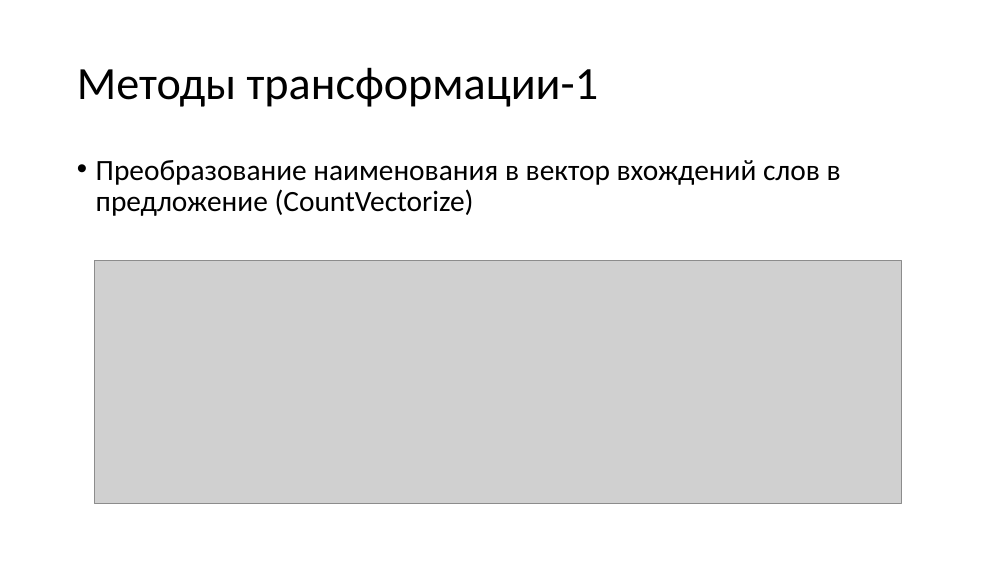
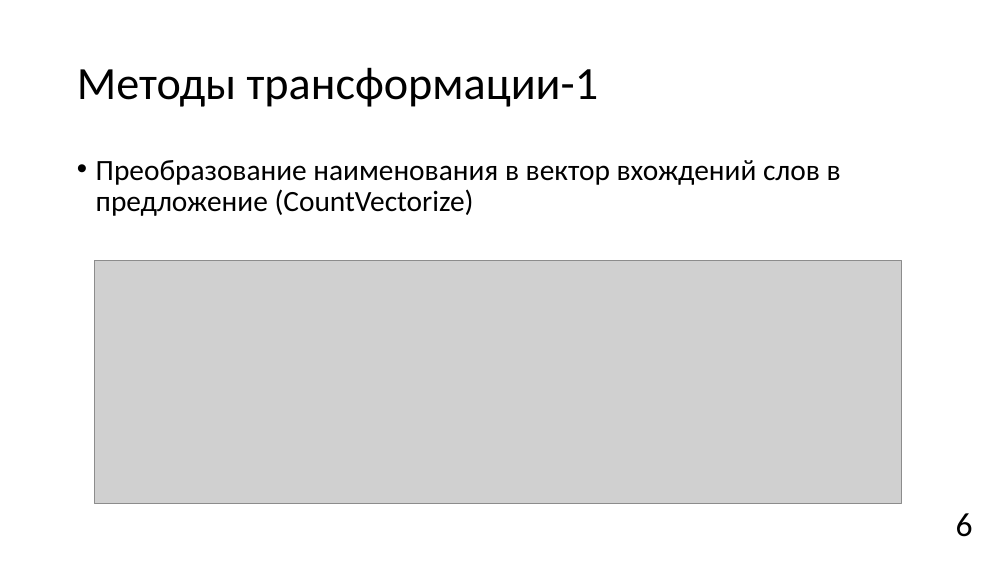
Before and after one commit to JacKira/MastersDegree, a slide deck: slide 6 of Отчет/speech.pptx. Drawn at 1008x567 pixels with LibreOffice and Linux fonts; fonts in the diff are those of the drawing; grey boxes stand for pictures. Boxes give left, top, right and bottom in pixels: in the first picture for what was removed or moved away, otherwise in the second. Text is boxed around its words. In the diff, an @@ line names an element or a change of style, - is before the commit and + after.

```diff
--- a/Отчет/speech.pptx
+++ b/Отчет/speech.pptx
@@ page number added at box(956, 513, 973, 537), 32 pt, text #000000 @@
+6
```
Also in this commit, not shown: 8 other slides changed, 1 slide added, 1 other file.
